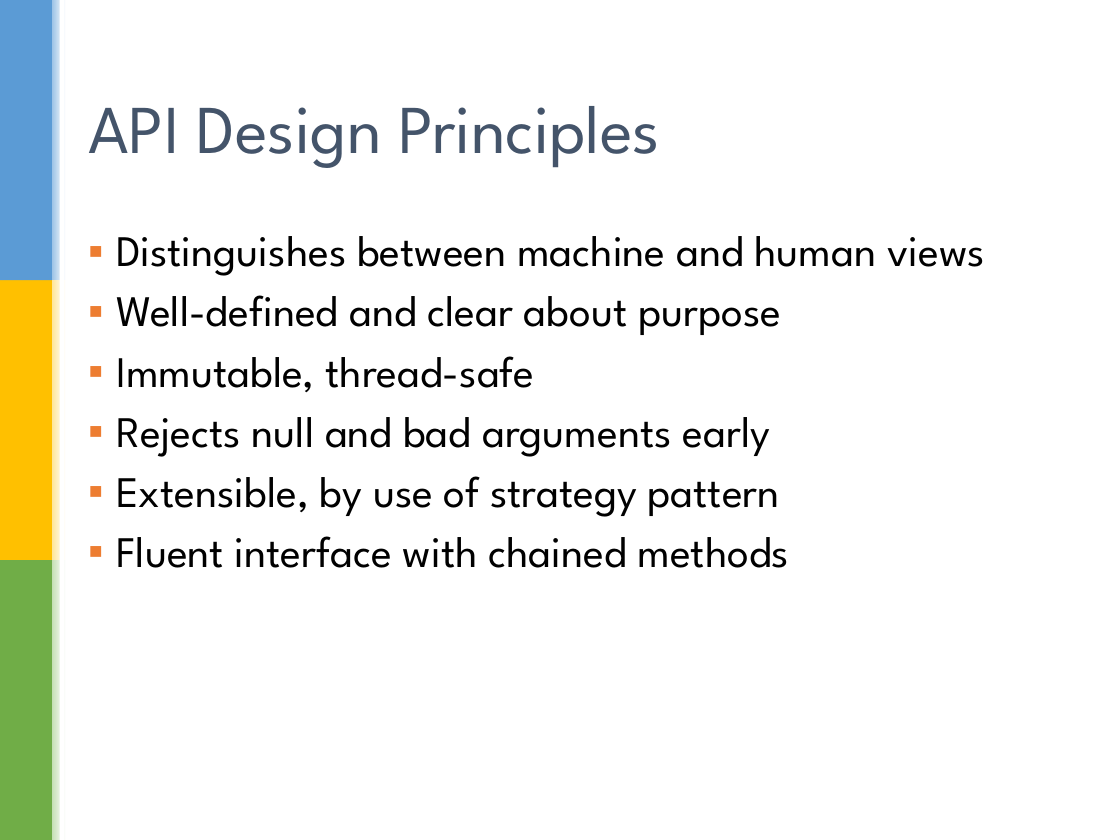
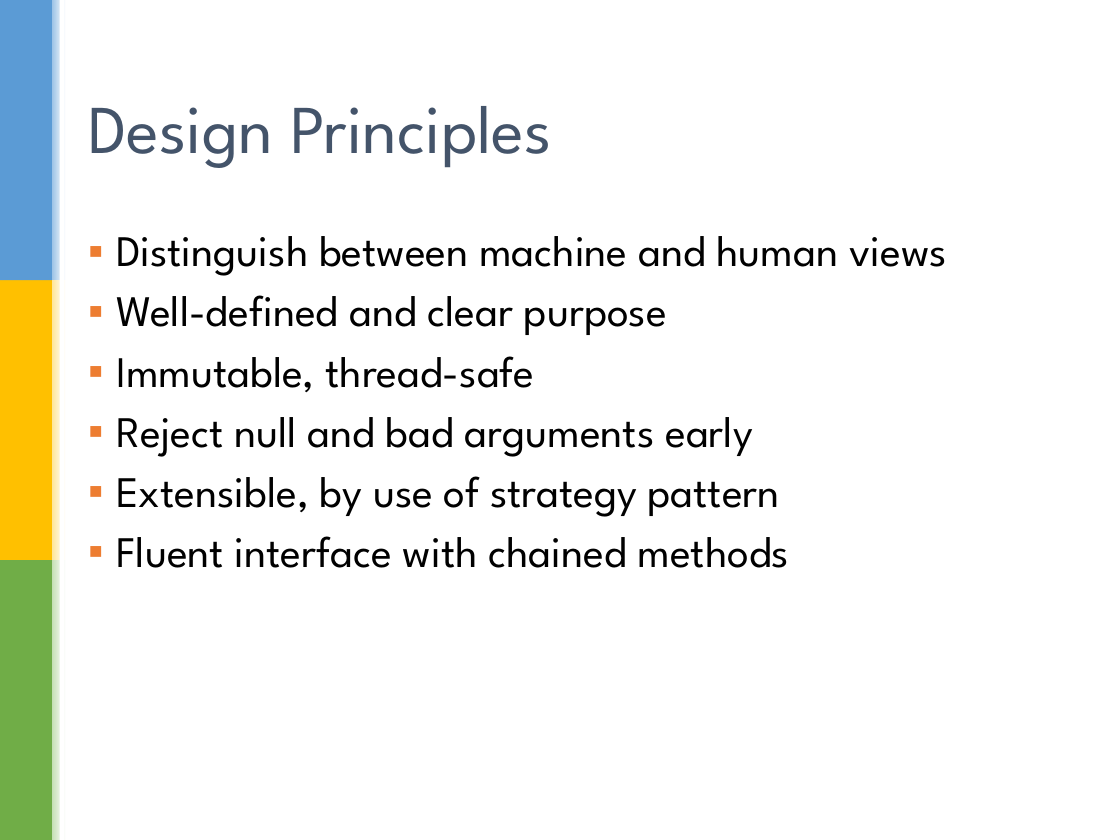
Before and after one commit to sualeh/make-a-date, a slide deck: slide 21 of Java 8 Date and Time API.pptx (slide 22 before the commit). Drawn at 1120x840 pixels with LibreOffice and Linux fonts; fonts in the diff are those of the drawing; background and template pictures are left out. Boxes give left, top, right and bottom in pixels: in the first picture for what was removed or moved away, otherwise in the second. Text is boxed around its words. In the diff, an @@ line names an element or a change of style, - is before the commit and + after.

```diff
--- a/Java 8 Date and Time API.pptx
+++ b/Java 8 Date and Time API.pptx
@@ title at (88, 106, 552, 168): text changed @@
-API Design Principles
+Design Principles
@@ text at (116, 236, 947, 335): text changed @@
-▪ Distinguishes between machine and human views
-▪ Well-defined and clear about purpose
+▪ Distinguish between machine and human views
+▪ Well-defined and clear purpose
@@ text at (116, 417, 753, 457): text changed @@
-▪ Rejects null and bad arguments early
+▪ Reject null and bad arguments early
```
Also in this commit, not shown: 17 other slides changed, 1 slide removed.
